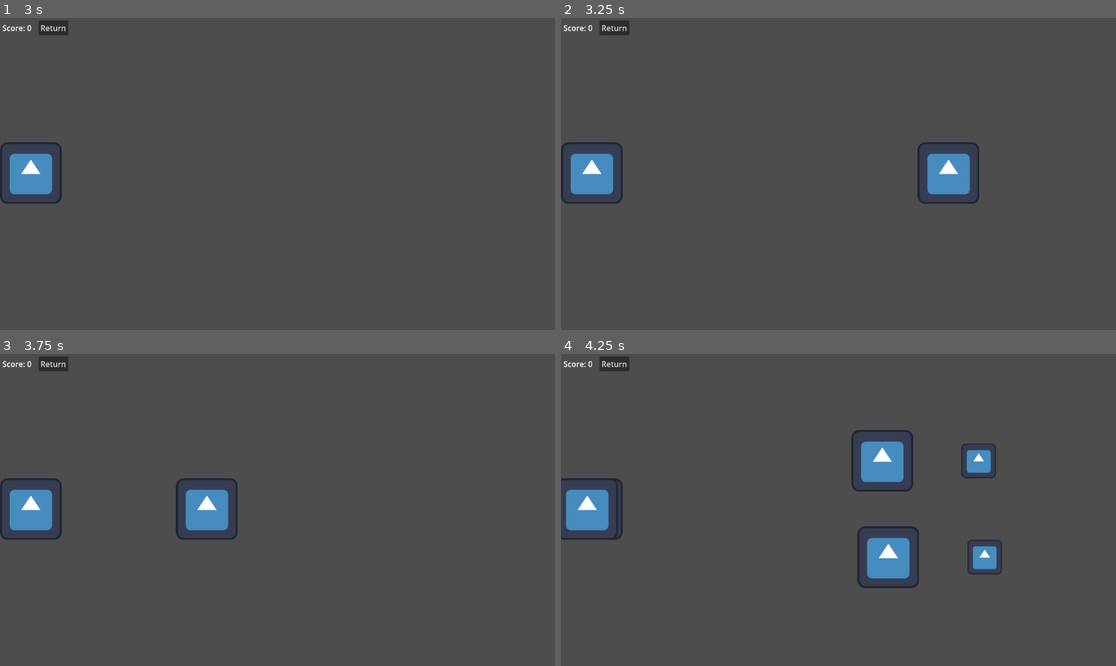
Above: before the commit, frames 1-4 (two rows, left to right).
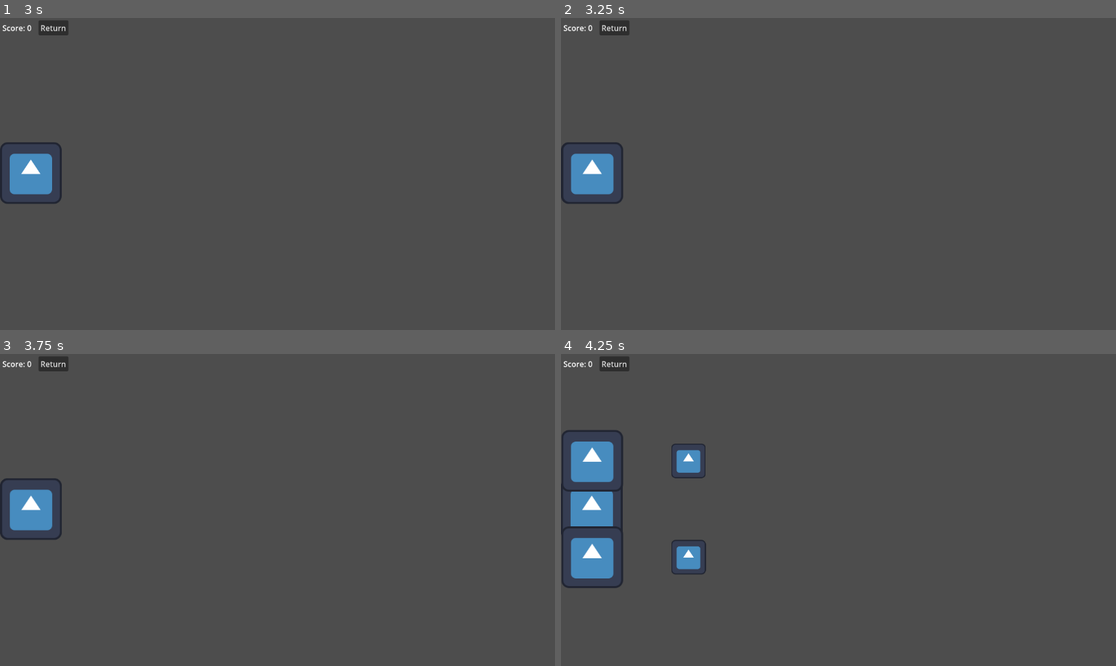
Above: after the commit, the same moments.

Repository: JoshDean599/12DI-Josh-Dean
Game: Godot game, scene res://Scenes/main_menu.tscn
Two runs of this game, one before a commit and one after it. Both use one fixed random seed, a clock stepped at 60 frames per second and the inputs below. The engine's default icon, where the game draws it, is replaced by a stand-in: a white triangle on a blue panel in a dark square.
Inputs (mouse positions are in pixels of both pictures, inside the frame that each line leads up to):
- Up to frame 1 (3 s): click "Play" at 0.5 s; click "Return" at 1.25 s; click "Play" at 2 s; tap Enter at 2.75 s; move the mouse to (399, 158) at 2.77 s; click (399, 158) at 2.92 s
- Up to frame 2 (3.25 s): tap Space at 3.02 s
- Up to frame 3 (3.75 s): drag from (166, 525) to (249, 572) at 3.52 s
- Up to frame 4 (4.25 s): no input

Frame 1 is identical in both runs. In frame 2, 1.4% of the frame differs, in the area x 1-76%, y 39-60%; in frame 3, 1.3%; in frame 4, 7.3%, in the area x 0-80%, y 24-76%.

Commit message:
10_6_26
Failing to fix offset notes at the same time.

Diff:
--- a/rhythm-game-project/Scenes/Objects/editor_note.gd
+++ b/rhythm-game-project/Scenes/Objects/editor_note.gd
@@ -34,15 +34,19 @@
 			$Tail.position = get_global_mouse_position() - tailDraggingOffset
 		$Line2D.set_point_position(1, $Tail.position)
 
+
 func _on_click_detector_button_down() -> void:
 	dragging = true
 	draggedOffset = get_global_mouse_position() - global_position
 
+
 func _on_click_detector_button_up() -> void:
 	dragging = false
 
+
 func _on_click_detector_mouse_entered() -> void:
 	$Head.scale = Vector2(onHoverHeadScale, onHoverHeadScale)
+
 
 func _on_click_detector_mouse_exited() -> void:
 	$Head.scale = Vector2(baseHeadScale, baseHeadScale)
--- a/rhythm-game-project/Scenes/Objects/game_note.gd
+++ b/rhythm-game-project/Scenes/Objects/game_note.gd
@@ -3,7 +3,7 @@
 var desitedSpawnLocation = 1200
 
 var noteHandler = null # Gets set on setup before @onready
-@onready var game = noteHandler.get_parent()
+var game = null
 
 var movingSpeed: float = 0.0
 var holdEndTime: float = 0.0
@@ -37,12 +37,11 @@
 
 func setup(NoteHandler, noteSettings: Dictionary, currentTime):
 	noteHandler = NoteHandler # Define the note handler
-	movingSpeed = Globals.noteMoveSpeed # Overrides the variable before an @onready could
-	noteSettings.position.x = + NoteHandler.position.x + 64 + (round(currentTime* 10) / 10 - noteSettings.time) * movingSpeed
-	print(round(currentTime* 10) / 10, " ", noteSettings.time, " ", currentTime - noteSettings.time)
-	# Speed = distance / time
-	# distance = speed * time
-	# time =  distance / speed
+	game = noteHandler.get_parent()
+	movingSpeed = Globals.noteMoveSpeed # Overrides the variable before an @onready could define
+
+	noteSettings.position.x = (currentTime - noteSettings.time) * movingSpeed
+	print((currentTime - noteSettings.time) * movingSpeed)
 
 	var holdDuration = abs(noteSettings.tailPosition.x / movingSpeed)
 	var endTime = (noteSettings.position.x - NoteHandler.position.x + 64) / movingSpeed + currentTime + holdDuration
--- a/rhythm-game-project/Scripts/globals.gd
+++ b/rhythm-game-project/Scripts/globals.gd
@@ -19,7 +19,7 @@
 var editorGridLockKeyPress: bool = false
 
 # Note variables:
-var noteMoveSpeed = 750.0
+var noteMoveSpeed = 1
 
 func change_scene(node):
 	var tree = get_tree()
Not shown, changed: AS91897 - Advanced Outcome/AS91897-Outcome-JoshDean.docx
Not shown, added: Gif Evidence/EditorNote/Can't Click Small Hitbox.gif
Not shown, added: Gif Evidence/EditorNote/Large Drag Note Hitbox.gif
Not shown, added: Gif Evidence/EditorNote/No Hover Effects.gif
Not shown, added: Gif Evidence/EditorNote/PlaceHolderIcons.gif
